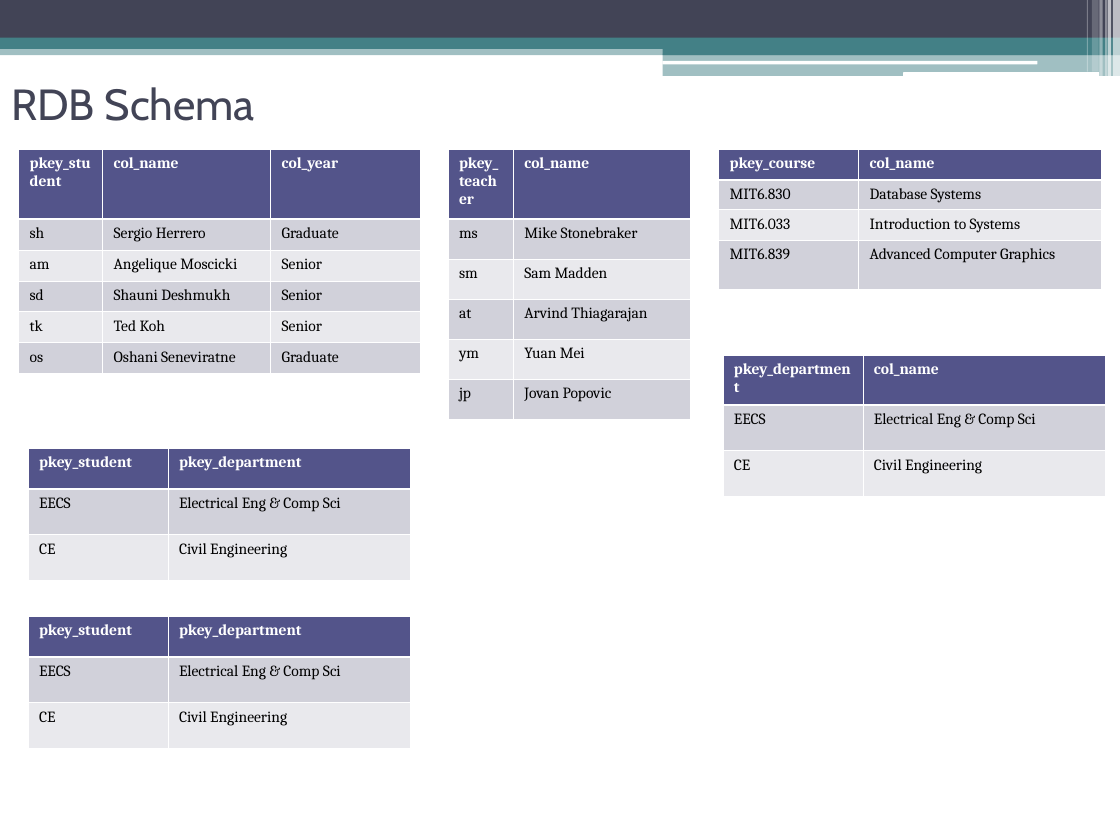
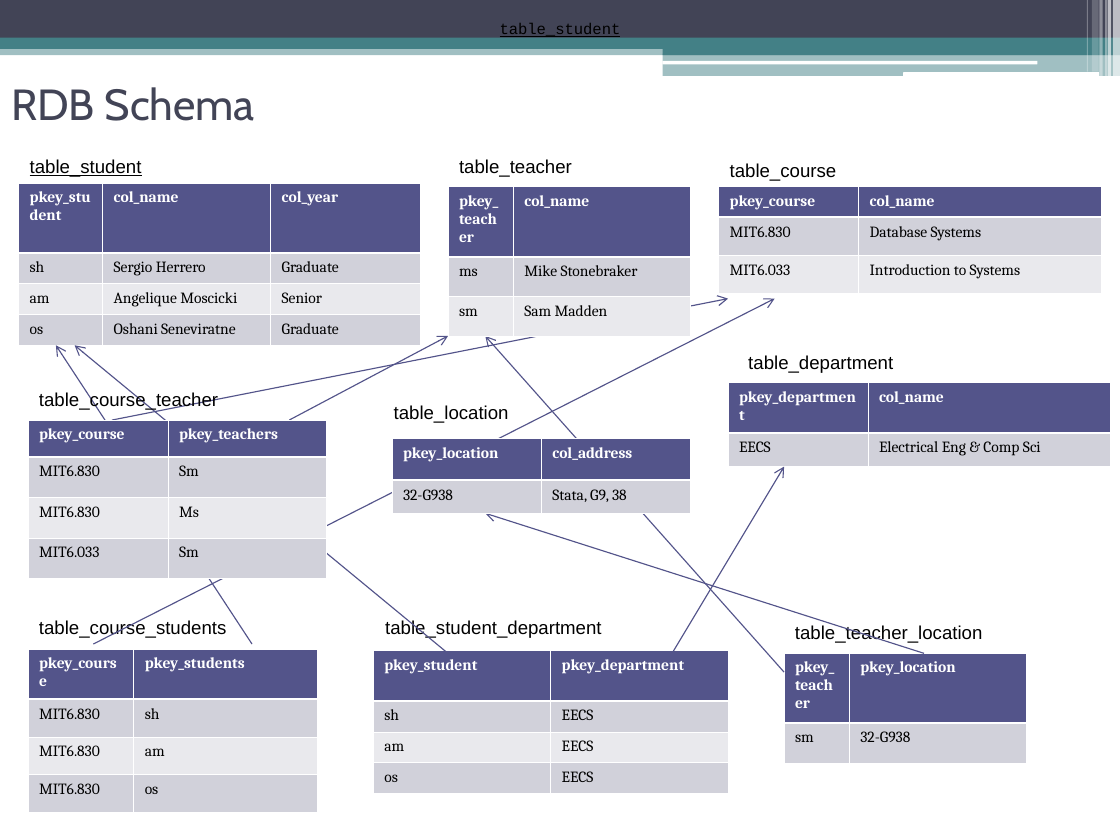
Before and after one commit to oshanis/r-store, a slide deck: slide 5 of docs/R_Store.ppt. Drawn at 1120x840 pixels with LibreOffice and Linux fonts; fonts in the diff are those of the drawing. Boxes give left, top, right and bottom in pixels: in the first picture for what was removed or moved away, otherwise in the second. Text is boxed around its words. In the diff, an @@ line names an element or a change of style, - is before the commit and + after.

```diff
--- a/docs/R_Store.ppt
+++ b/docs/R_Store.ppt
@@ text added at [500, 23, 621, 39], 10 pt, text #000000, underline @@
+table_student
@@ text added at [30, 159, 142, 177], 12 pt, text #000000, underline @@
+table_student
@@ text added at [459, 159, 572, 177], 12 pt, text #000000 @@
+table_teacher
@@ text added at [730, 163, 837, 181], 12 pt, text #000000 @@
+table_course
@@ table at [19, 183, 420, 345] @@
-row 4: sd | Shauni Deshmukh | Senior
-row 5: tk | Ted Koh | Senior
@@ table: place and size @@
-table at [19, 149, 420, 373]
+table at [19, 183, 420, 345]
@@ table at [448, 187, 690, 337] @@
-row 4: at | Arvind Thiagarajan
-row 5: ym | Yuan Mei
-row 6: jp | Jovan Popovic
@@ table: place and size @@
-table at [448, 149, 690, 419]
+table at [448, 187, 690, 337]
@@ table at [719, 187, 1102, 295] @@
-row 4: MIT6.839 | Advanced Computer Graphics
@@ table: place and size @@
-table at [719, 149, 1102, 293]
+table at [719, 187, 1102, 295]
@@ arrow added from (93, 644) to (775, 299), #53548A 0.74 pt @@
@@ arrow added from (112, 420) to (728, 299), #53548A 0.74 pt @@
@@ arrow added from (252, 644) to (56, 345), #53548A 0.74 pt @@
@@ arrow added from (448, 653) to (75, 345), #53548A 0.74 pt @@
@@ arrow added from (289, 420) to (448, 336), #53548A 0.74 pt @@
@@ arrow added from (784, 672) to (485, 336), #53548A 0.74 pt @@
@@ text added at [748, 355, 893, 373], 12 pt, text #000000 @@
+table_department
@@ table at [728, 383, 1111, 466] @@
-row 3: CE | Civil Engineering
@@ table: place and size @@
-table at [722, 355, 1105, 496]
+table at [728, 383, 1111, 466]
@@ text added at [39, 392, 218, 411], 12 pt, text #000000 @@
+table_course_teacher
@@ text added at [394, 405, 509, 423], 12 pt, text #000000 @@
+table_location
@@ table removed at [28, 448, 411, 580], 3 rows, 2 columns @@
-pkey_student | pkey_department
-EECS | Electrical Eng & Comp Sci
-CE | Civil Engineering
@@ table added at [28, 420, 327, 579], 4 rows, 2 columns @@
+pkey_course | pkey_teachers
+MIT6.830 | Sm
+MIT6.830 | Ms
+MIT6.033 | Sm
@@ table added at [392, 439, 690, 514], 2 rows, 2 columns @@
+pkey_location | col_address
+32-G938 | Stata, G9, 38
@@ arrow added from (672, 653) to (784, 467), #53548A 0.74 pt @@
@@ arrow added from (924, 653) to (485, 513), #53548A 0.74 pt @@
@@ table removed at [28, 616, 411, 748], 3 rows, 2 columns @@
-pkey_student | pkey_department
-EECS | Electrical Eng & Comp Sci
-CE | Civil Engineering
@@ text added at [39, 620, 226, 639], 12 pt, text #000000 @@
+table_course_students
@@ text added at [385, 620, 601, 639], 12 pt, text #000000 @@
+table_student_department
@@ text added at [795, 625, 982, 644], 12 pt, text #000000 @@
+table_teacher_location
@@ table added at [28, 650, 317, 812], 4 rows, 2 columns @@
+pkey_course | pkey_students
+MIT6.830 | sh
+MIT6.830 | am
+MIT6.830 | os
@@ table added at [373, 651, 727, 793], 4 rows, 2 columns @@
+pkey_student | pkey_department
+sh | EECS
+am | EECS
+os | EECS
@@ table added at [784, 653, 1026, 763], 2 rows, 2 columns @@
+pkey_teacher | pkey_location
+sm | 32-G938
```
Also in this commit, not shown: 2 other slides changed.
